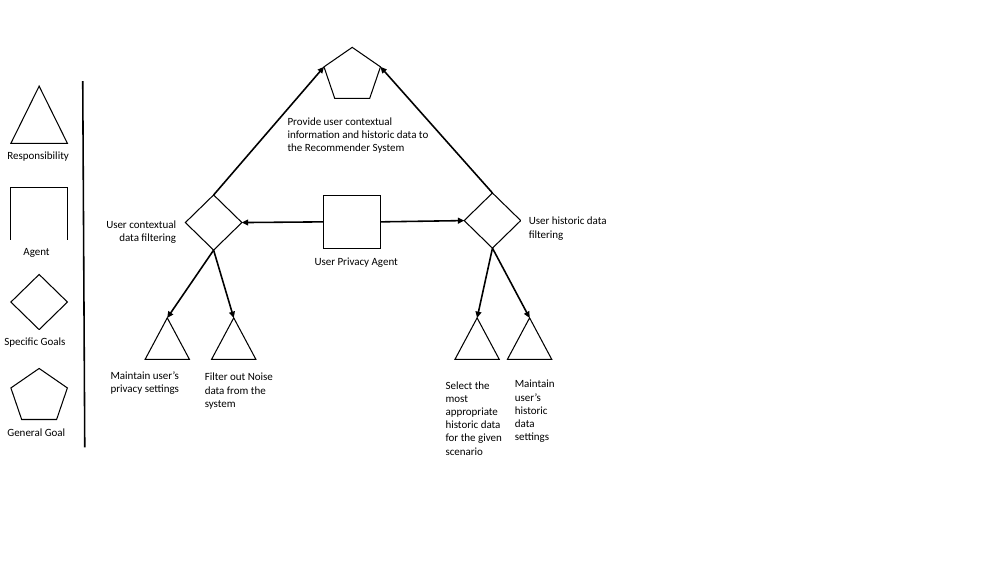
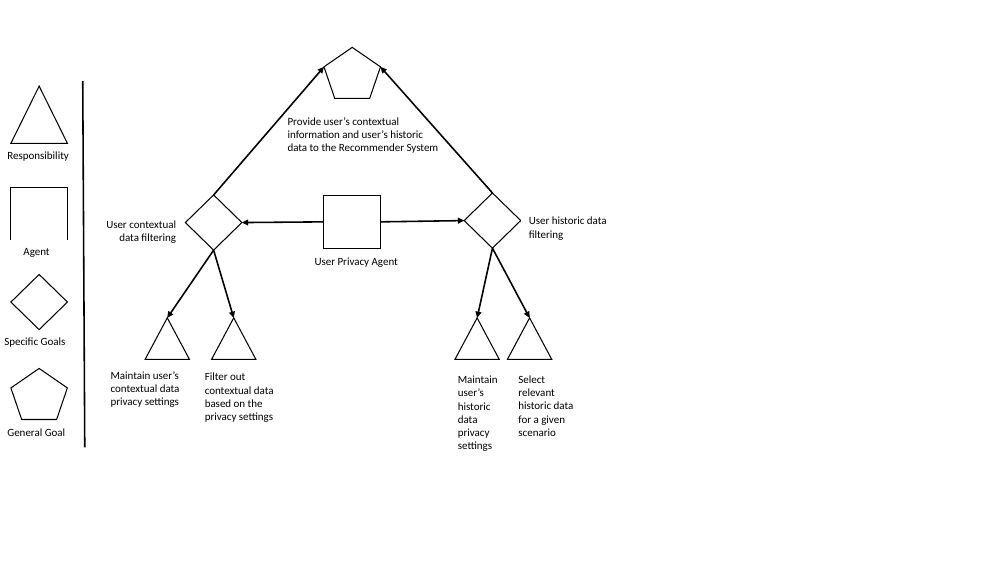
Before and after one commit to zxingz/Thesis, a slide deck: slide 5 of Risk Models.pptx. Drawn at 1008x567 pixels with LibreOffice and Linux fonts; fonts in the diff are those of the drawing. Boxes give left, top, right and bottom in pixels: in the first picture for what was removed or moved away, otherwise in the second. Text is boxed around its words. In the diff, an @@ line names an element or a change of style, - is before the commit and + after.

```diff
--- a/Risk Models.pptx
+++ b/Risk Models.pptx
@@ rectangle "Provide user’s contextual information and ...": place and size @@
-rectangle "Provide user’s contextual information and ..." at bbox=[281, 110, 447, 158]
+rectangle "Provide user’s contextual information and ..." at bbox=[281, 110, 447, 172]
@@ text in rectangle at bbox=[288, 117, 439, 153]: text changed @@
-Provide user contextual information and historic data to the Recommender System
+Provide user’s contextual information and user’s historic data to the Recommender System
@@ rectangle "Maintain user’s contextual data privacy ...": place and size @@
-rectangle "Maintain user’s contextual data privacy ..." at bbox=[103, 364, 204, 399]
+rectangle "Maintain user’s contextual data privacy ..." at bbox=[103, 364, 204, 412]
@@ text in rectangle at bbox=[111, 371, 180, 407]: text changed @@
-Maintain user’s privacy settings
+Maintain user’s contextual data privacy settings
@@ rectangle "Filter out contextual data based ...": place and size @@
-rectangle "Filter out contextual data based ..." at bbox=[197, 366, 287, 414]
+rectangle "Filter out contextual data based ..." at bbox=[197, 366, 287, 427]
@@ text in rectangle at bbox=[205, 372, 274, 422]: text changed @@
-Filter out Noise data from the system
+Filter out contextual data based on the privacy settings
@@ rectangle "Maintain user’s historic data privacy ...": place and size @@
-rectangle "Maintain user’s historic data privacy ..." at bbox=[507, 373, 576, 447]
+rectangle "Maintain user’s historic data privacy ..." at bbox=[451, 369, 507, 457]
@@ text in rectangle at bbox=[458, 375, 498, 451]: text changed @@
-Maintain user’s historic data settings
+Maintain user’s historic data privacy settings
@@ rectangle "Select relevant historic data for ...": place and size @@
-rectangle "Select relevant historic data for ..." at bbox=[439, 374, 511, 462]
+rectangle "Select relevant historic data for ..." at bbox=[511, 369, 584, 443]
@@ text in rectangle at bbox=[518, 375, 574, 436]: text changed @@
-Select the most appropriate historic data for the given scenario
+Select relevant historic data for a given scenario
```
Also in this commit, not shown: 2 other slides changed, 14 other files.
